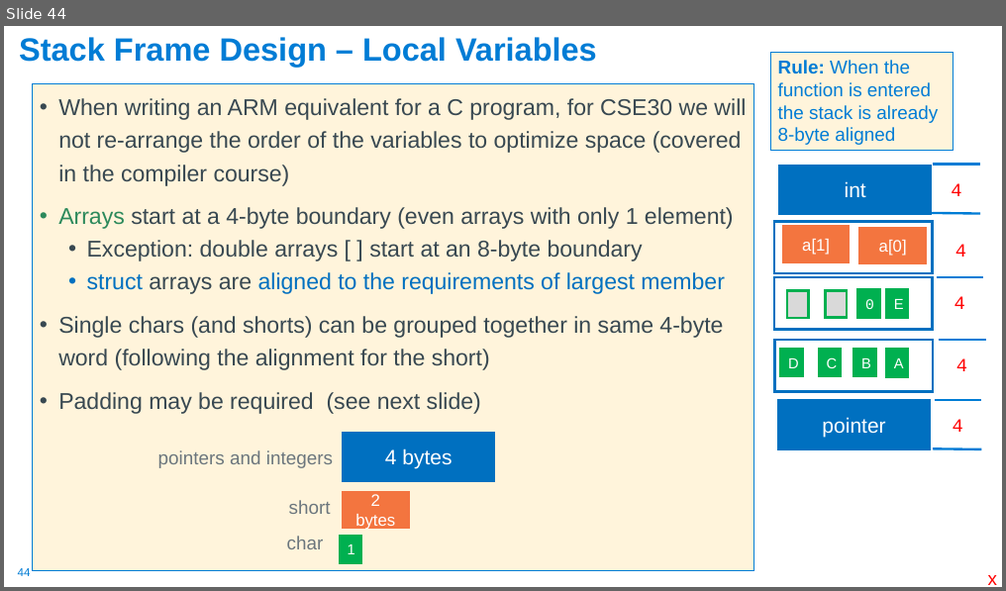
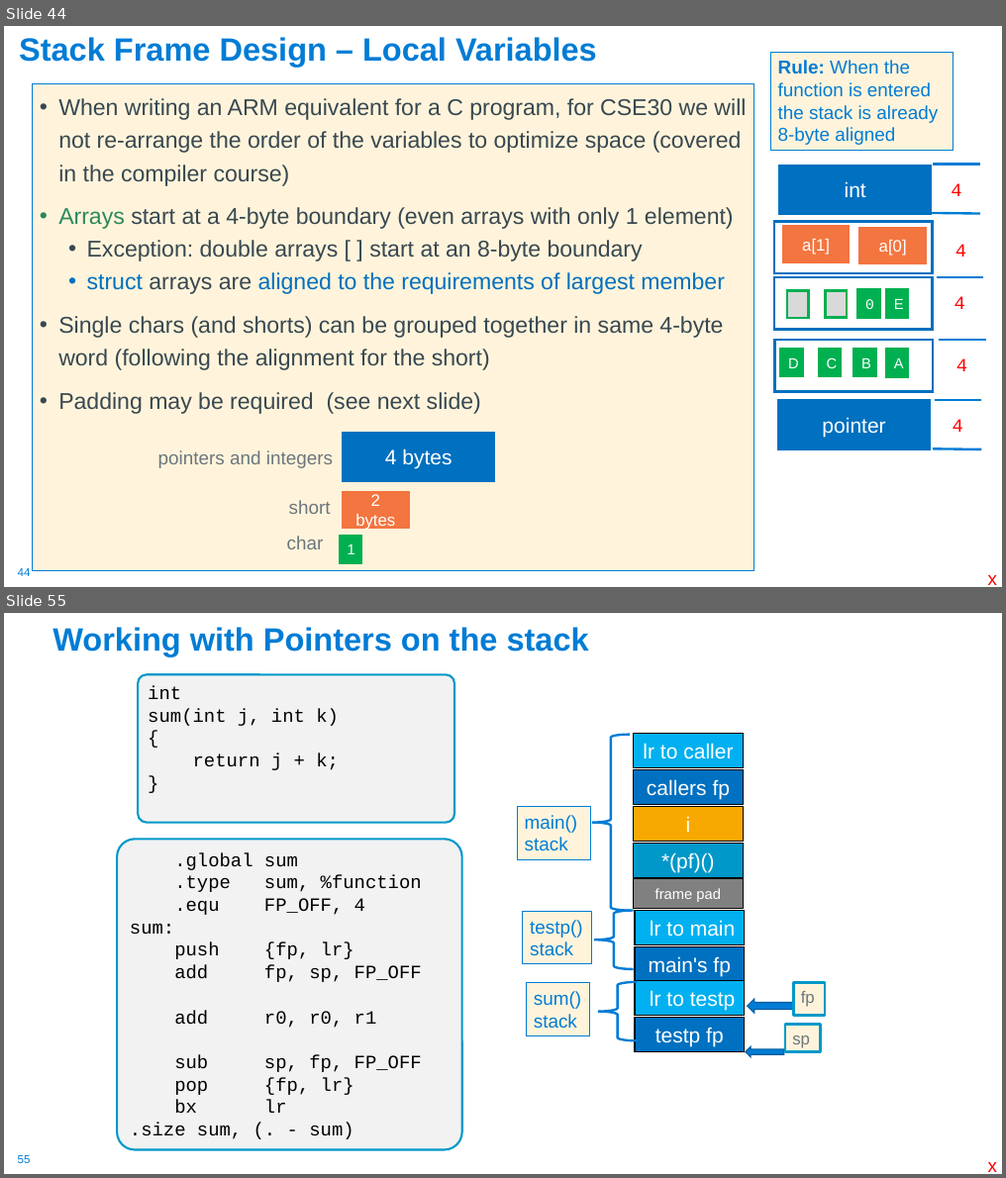
Before and after one commit to cse30-sp24/Muller-Slides, a slide deck: 07-Arm-Part4.pptx. Shown one above the other, each under a label of ours: slide 44 before the commit, slides 44 and 55 after it; the slides between them are not shown. The pictures are 1006x591 and 1006x1178 pixels, drawn with LibreOffice and Linux fonts; fonts in the diff are those of the drawing. Boxes give left, top, right and bottom in pixels: in the first picture for what was removed or moved away, otherwise in the second. Text is boxed around its words. In the diff, an @@ line names an element or a change of style, - is before the commit and + after.

```diff
--- a/07-Arm-Part4.pptx
+++ b/07-Arm-Part4.pptx
@@ slide 55 added at [4,613,1002,1174], background #FFFFFF; not listed: 1 template element that a slide beside it also shows @@
@@ title added at [53,627,589,657], 31 pt, text #007CD5, bold @@
+Working with Pointers on the stack
@@ rounded rectangle added at [138,674,454,822], fill #F2F2F2, outline #0098C9 2 pt, 18 pt, text #000000 @@
+int
+sum(int j, int k)
+{
+return j + k;
+}
@@ left brace added at [592,735,630,910], outline #007CD5 2.25 pt @@
@@ rectangle added at [634,733,743,768], fill #00B0F0, outline #000000 1 pt, 20 pt, text #FFFFFF @@
+lr to caller
@@ rectangle added at [634,769,743,805], fill #0070C0, outline #000000 1 pt, 20 pt, text #FFFFFF @@
+callers fp
@@ rectangle added at [517,807,591,861], fill #FFF4DB, outline #007CD5 0.75 pt, 18 pt, text #007CD5 @@
+main()
+stack
@@ rectangle added at [634,807,743,842], fill #F7A901, outline #000000 1 pt, 20 pt, text #FFFFFF @@
+i
@@ rounded rectangle added at [117,839,462,1151], fill #F2F2F2, outline #0098C9 2 pt, 18 pt, text #000000 @@
+.global sum
+.type sum, %function
+.equ FP_OFF, 4
+sum:
+push {fp, lr}
+add fp, sp, FP_OFF
+add r0, r0, r1
+sub sp, fp, FP_OFF
+pop {fp, lr}
+bx lr
+.size sum, (. - sum)
@@ rectangle added at [634,843,743,878], fill #0098C9, outline #000000 1 pt, 20 pt, text #FFFFFF @@
+*(pf)()
@@ rectangle added at [634,878,743,909], fill #808080, outline #000000 1 pt, 14 pt, text #FFFFFF @@
+frame pad
@@ rectangle added at [523,912,592,964], fill #FFF4DB, outline #007CD5 0.75 pt, 18 pt, text #007CD5 @@
+testp()
+stack
@@ left brace added at [595,911,634,970], outline #007CD5 2.25 pt @@
@@ rectangle added at [635,911,745,947], fill #00B0F0, outline #000000 1 pt, 20 pt, text #FFFFFF @@
+lr to main
@@ rectangle added at [635,948,745,983], fill #0070C0, outline #000000 1 pt, 20 pt, text #FFFFFF @@
+main's fp
@@ rectangle added at [527,983,590,1036], fill #FFF4DB, outline #007CD5 0.75 pt, 18 pt, text #007CD5 @@
+sum()
+stack
@@ left brace added at [598,982,637,1042], outline #007CD5 2.25 pt @@
@@ rectangle added at [635,980,745,1016], fill #00B0F0, outline #000000 1 pt, 20 pt, text #FFFFFF @@
+lr to testp
@@ rectangle added at [794,983,826,1016], fill #FFF4DB, outline #0098C9 2.5 pt, 16 pt, text #6B767D @@
+fp
@@ rectangle added at [635,1017,745,1053], fill #0070C0, outline #000000 1 pt, 20 pt, text #FFFFFF @@
+testp fp
@@ left arrow added at [747,999,794,1014], fill #007CD5, outline #005C9E 1 pt @@
@@ rectangle added at [785,1025,821,1053], fill #FFF4DB, outline #0098C9 2.5 pt, 16 pt, text #6B767D @@
+sp
@@ left arrow added at [746,1048,785,1058], fill #007CD5, outline #005C9E 1 pt @@
@@ text added at [988,1162,997,1172], 18 pt, text #FF0000 @@
+x
```
Also in this commit, not shown: 31 slides changed, 4 other slides added, 3 other files.
